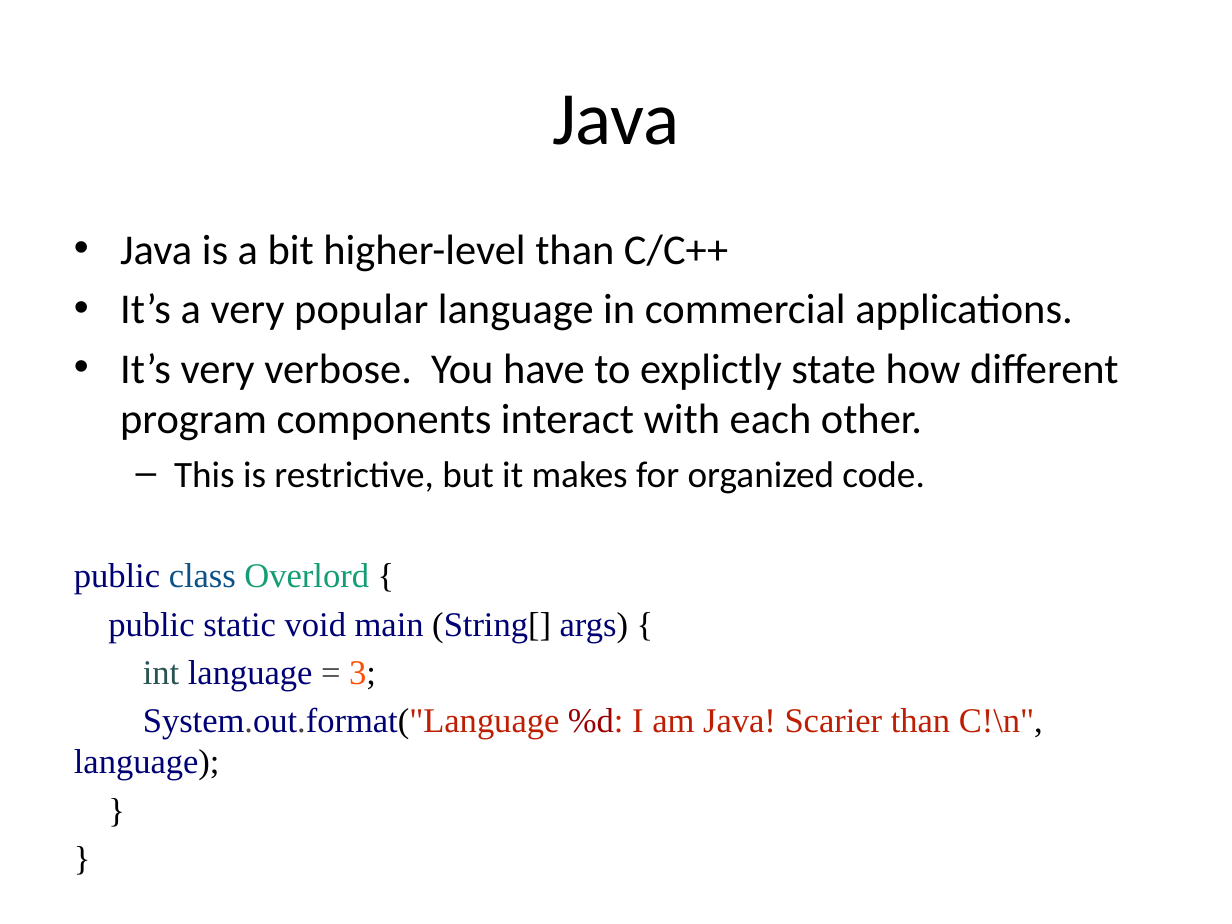
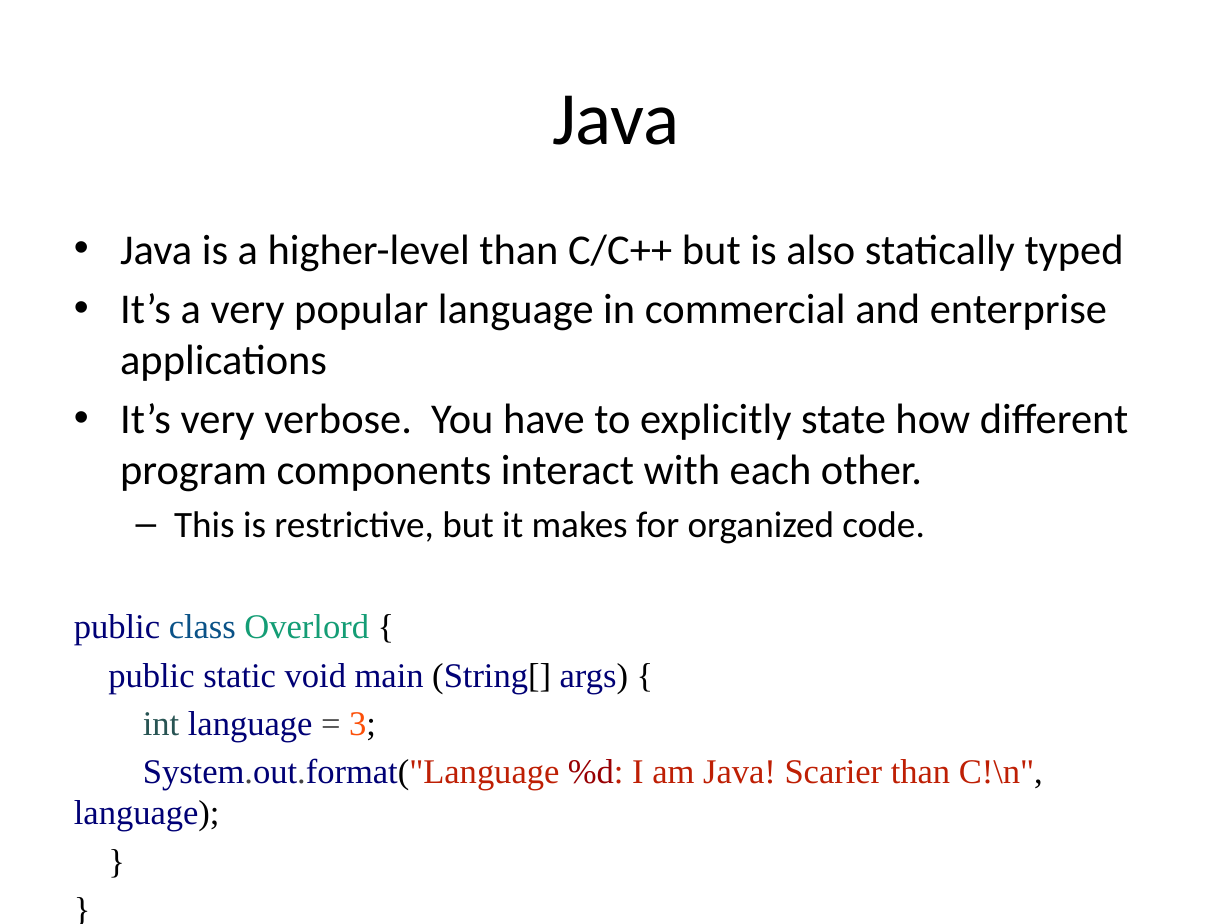
Before and after one commit to zengm71/Course-Overview, a slide deck: slide 26 of week_1/1.1 - 1.5 Intro to Python.pptx. Drawn at 1232x924 pixels with LibreOffice and Linux fonts; fonts in the diff are those of the drawing. Boxes give left, top, right and bottom in pixels: in the first picture for what was removed or moved away, otherwise in the second. Text is boxed around its words. In the diff, an @@ line names an element or a change of style, - is before the commit and + after.

```diff
--- a/week_1/1.1 - 1.5 Intro to Python.pptx
+++ b/week_1/1.1 - 1.5 Intro to Python.pptx
@@ text at (120, 234, 1128, 492): text changed @@
-• Java is a bit higher-level than C/C++
-• It’s a very popular language in commercial applications.
-• It’s very verbose. You have to explictly state how different program components interact with each other.
+• Java is a higher-level than C/C++ but is also statically typed
+• It’s a very popular language in commercial and enterprise applications
+• It’s very verbose. You have to explicitly state how different program components interact with each other.
```
Also in this commit, not shown: 5 other slides changed, 4 other files.
